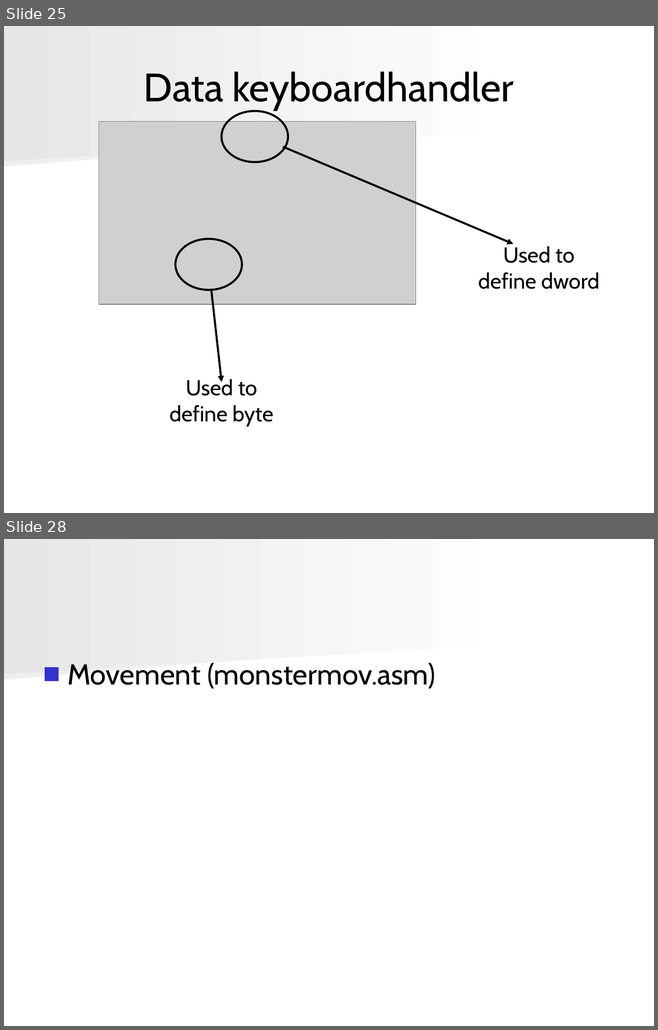
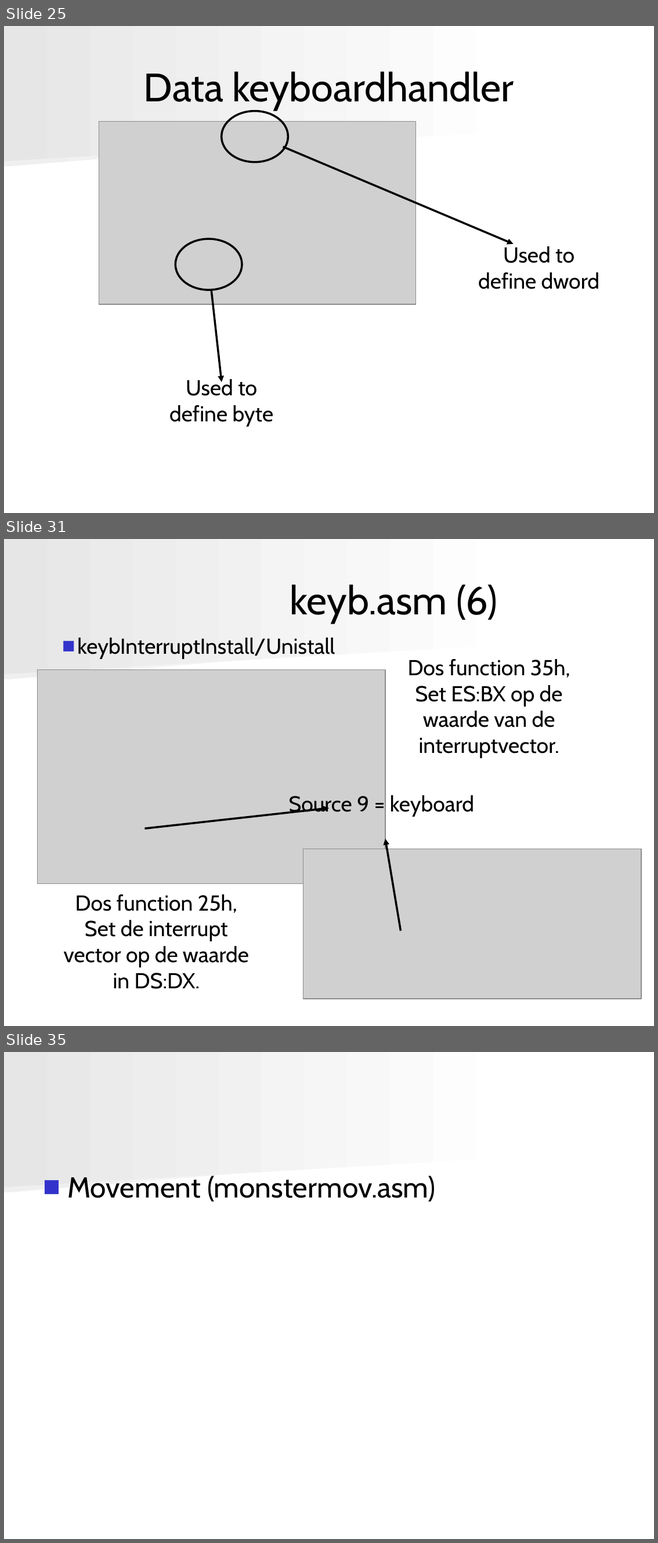
Before and after one commit to angryzor/space_invaders_8086, a slide deck: Presentatie.ppt. Shown one above the other, each under a label of ours: slides 25 and 28 before the commit, slides 25, 31 and 35 after it; the slides between them are not shown. The pictures are 658x1030 and 658x1543 pixels, drawn with LibreOffice and Linux fonts; fonts in the diff are those of the drawing; grey boxes stand for pictures. Boxes give left, top, right and bottom in pixels: in the first picture for what was removed or moved away, otherwise in the second. Text is boxed around its words. In the diff, an @@ line names an element or a change of style, - is before the commit and + after.

```diff
--- a/Presentatie.ppt
+++ b/Presentatie.ppt
@@ slide 31 added at box(4, 539, 654, 1026), background #FFFFFF; not listed: 2 template elements that a slide beside it also shows @@
@@ title added at box(290, 584, 498, 624), 44 pt, text #000000 @@
+keyb.asm (6)
@@ text added at box(77, 638, 335, 658), 24 pt, text #000000 @@
+■ keybInterruptInstall/Unistall
@@ text added at box(408, 659, 570, 758), 24 pt, text #000000 @@
+Dos function 35h, Set ES:BX op de waarde van de interruptvector.
@@ picture added at box(37, 670, 384, 884) @@
@@ text added at box(289, 795, 474, 816), 24 pt, text #000000 @@
+Source 9 = keyboard
@@ arrow added from (144, 829) to (329, 808), #000000 2.24 pt @@
@@ picture added at box(303, 849, 641, 999) @@
@@ arrow added from (400, 931) to (385, 839), #000000 2.24 pt @@
@@ text added at box(64, 895, 249, 989), 24 pt, text #000000 @@
+Dos function 25h,
+Set de interrupt vector op de waarde in DS:DX.
@@ what was slide 28 is now slide 35 @@
```
Also in this commit, not shown: 7 other slides added, 1 slide removed.
